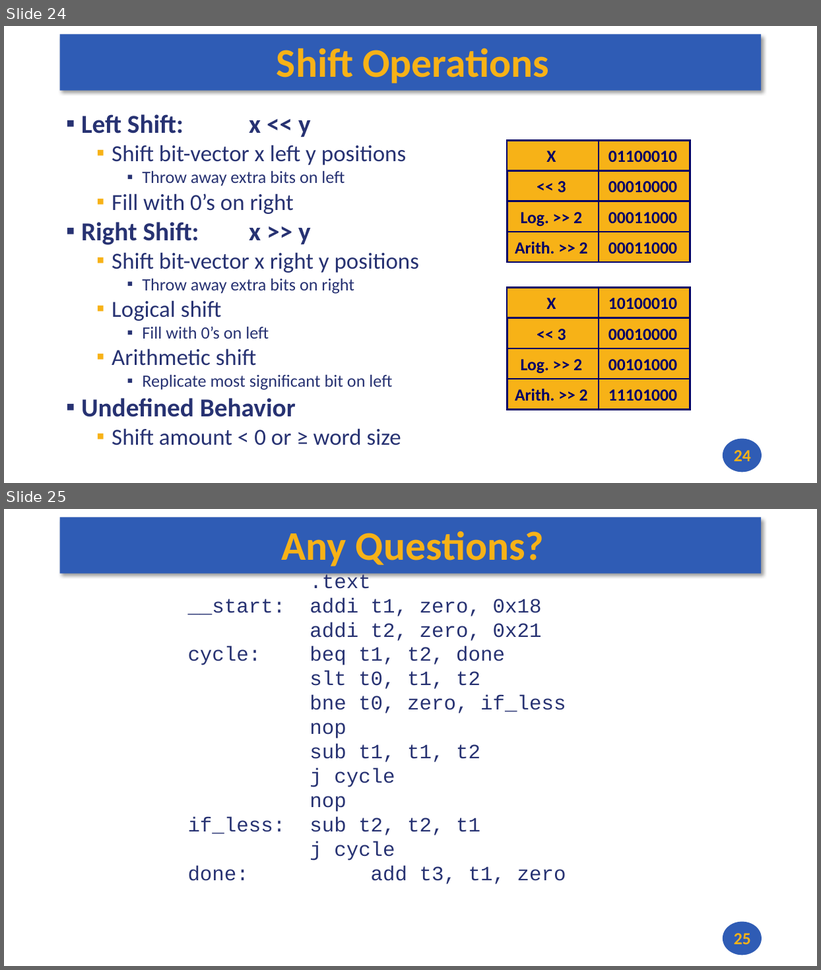
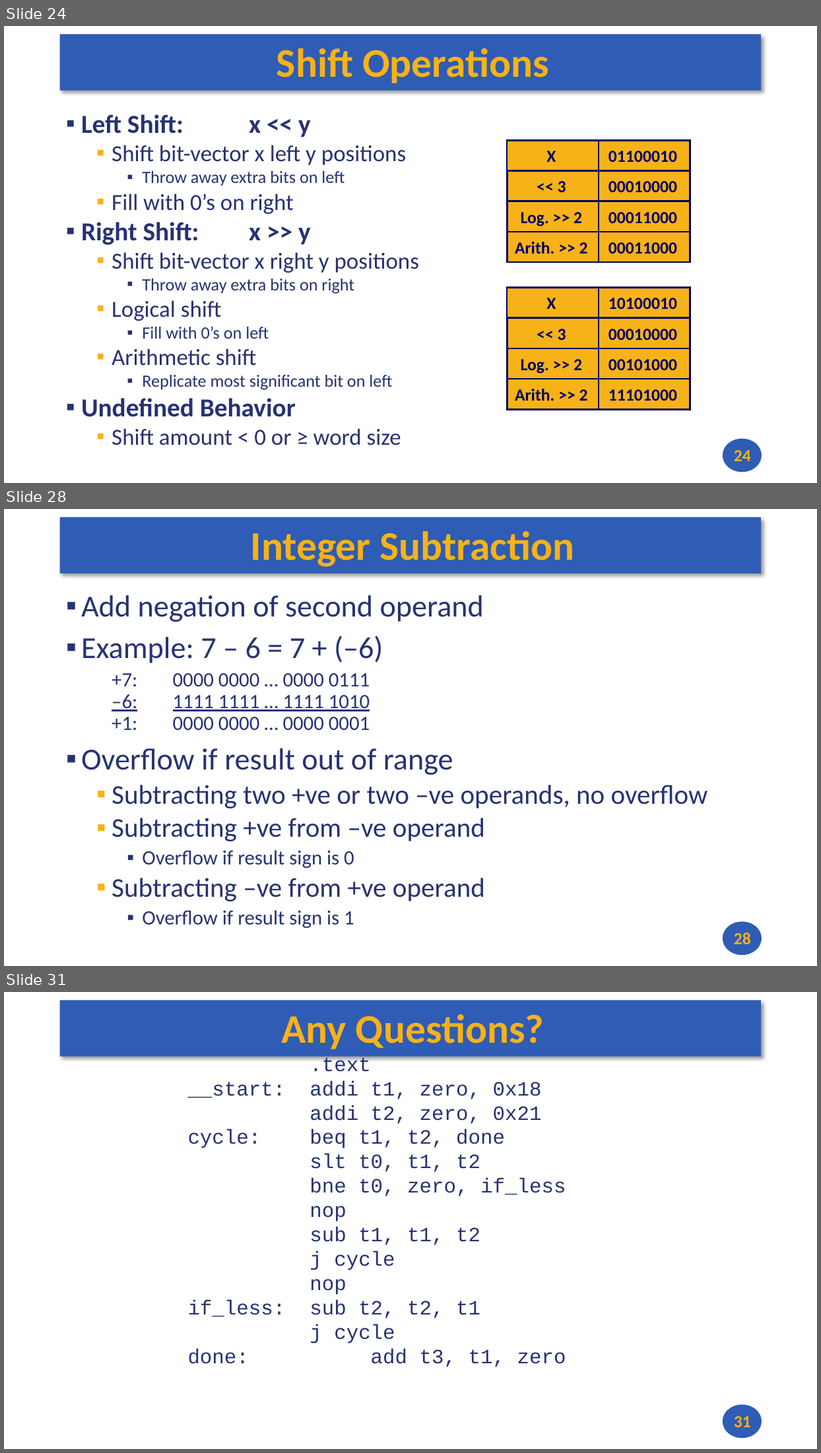
Before and after one commit to andrewt0301/hse-acos-course, a slide deck: docs/part1ca/02_DataTypes/CA_Lecture_02.pptx. Shown one above the other, each under a label of ours: slides 24 and 25 before the commit, slides 24, 28 and 31 after it; the slides between them are not shown. The pictures are 821x970 and 821x1453 pixels, drawn with LibreOffice and Linux fonts; fonts in the diff are those of the drawing. Boxes give left, top, right and bottom in pixels: in the first picture for what was removed or moved away, otherwise in the second. Text is boxed around its words. In the diff, an @@ line names an element or a change of style, - is before the commit and + after.

```diff
--- a/docs/part1ca/02_DataTypes/CA_Lecture_02.pptx
+++ b/docs/part1ca/02_DataTypes/CA_Lecture_02.pptx
@@ slide 28 added at [4,509,817,966], background #FFFFFF; not listed: 2 template elements that a slide beside it also shows @@
@@ title added at [251,531,575,567], 48 pt, text #F7B217, bold @@
+Integer Subtraction
@@ text added at [81,595,708,929], 24 pt, text #273272 @@
+▪ Add negation of second operand
+▪ Example: 7 – 6 = 7 + (–6)
+  +7: 0000 0000 … 0000 0111
+  –6: 1111 1111 … 1111 1010
+  +1: 0000 0000 … 0000 0001
+▪ Overflow if result out of range
+  ▪ Subtracting two +ve or two –ve operands, no overflow
+  ▪ Subtracting +ve from –ve operand
+    ▪ Overflow if result sign is 0
+  ▪ Subtracting –ve from +ve operand
+    ▪ Overflow if result sign is 1
@@ page number added at [734,933,751,945], 20 pt, text #F7B217, bold @@
+28
@@ what was slide 25 is now slide 31 @@
@@ page number at [734,1416,751,1428]: text changed @@
-25
+31
```
Also in this commit, not shown: 5 other slides added, 1 other file.
